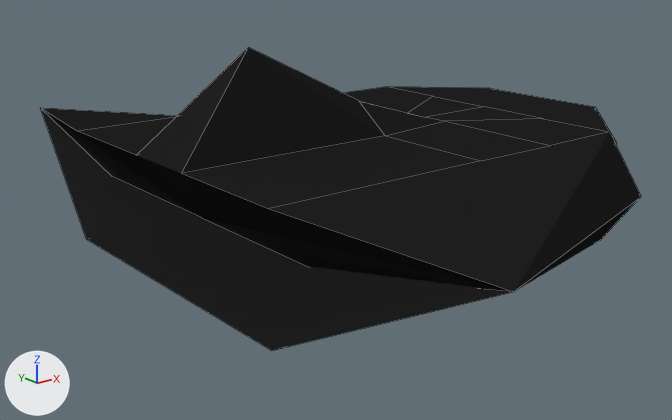
The Blender file Ur/Resources/Models/Workin/Ship/ship_outside.blend, before and after one commit.
Before and after are seen from a 50 mm lens placed at (-10.13, -8.98, 3.57), pointed at (-2.74, 0.25, -0.12). The lights are fixed; the arrows at lower left show +X, +Y and +Z. Mesh edges are drawn as thin lines.

The older version as bpy lines, for what is in view:
```python
me_cube_001 = bpy.data.meshes.new('Cube.001')
me_cube_001.from_pydata(...)  # 41 vertices, 35 faces; spans x -5.45..2.4, y -4.66..4.66, z -0.45..2.17
# faces by material slot: [33, 2]
me_cube_001.materials.append(mat_material_001)  # black #202020
me_cube_001.materials.append(mat_material_002)  # blue #bec9f3
ob_cube = bpy.data.objects.new('Cube', me_cube_001)
ob_cube.location = (0.0, 0.0, 0.0)
```
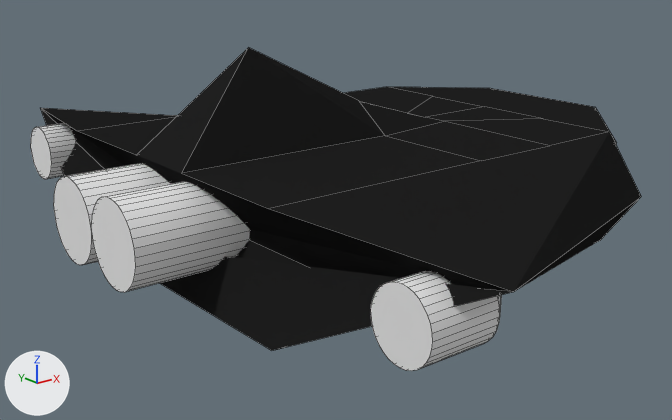
The change, as a diff of the scene's bpy script:
```diff
--- a/Ur/Resources/Models/Workin/Ship/ship_outside.blend.py
+++ b/Ur/Resources/Models/Workin/Ship/ship_outside.blend.py
@@ mat_material @@
+mat_material = diffuse_material('Material')
+mat_material.base_color = (0.8, 0.8, 0.8)  # white #e7e7e7
@@ me_cylinder @@
+me_cylinder.from_pydata(...)  # 65 vertices, 65 faces; spans x -5.325..-4.086, y -4.196..-3.446, z 0.001..0.751
+me_cylinder.materials.append(mat_material)  # white #e7e7e7
@@ me_cylinder_001 @@
+me_cylinder_001.from_pydata(...)  # 65 vertices, 65 faces; spans x -5.325..-4.086, y 3.395..4.145, z 0.001..0.751
+me_cylinder_001.materials.append(mat_material)  # white #e7e7e7
@@ me_cylinder_002 @@
+me_cylinder_002.from_pydata(...)  # a 32-sided cylinder along x spanning x -6.277..-4.778, y 0.01..1.01, z -0.12..0.88
+me_cylinder_002.materials.append(mat_material)  # white #e7e7e7
@@ me_cylinder_003 @@
+me_cylinder_003.from_pydata(...)  # a 32-sided cylinder along x spanning x -6.277..-4.778, y -0.998..0.002, z -0.12..0.88
+me_cylinder_003.materials.append(mat_material)  # white #e7e7e7
@@ ob_cylinder @@
+ob_cylinder = bpy.data.objects.new('Cylinder', me_cylinder)
+ob_cylinder.location = (0.0, 0.0, 0.0)
@@ ob_cylinder_001 @@
+ob_cylinder_001 = bpy.data.objects.new('Cylinder.001', me_cylinder_001)
+ob_cylinder_001.location = (0.0, 0.0, 0.0)
@@ ob_cylinder_002 @@
+ob_cylinder_002 = bpy.data.objects.new('Cylinder.002', me_cylinder_002)
+ob_cylinder_002.location = (0.0, 0.0, 0.0)
@@ ob_cylinder_003 @@
+ob_cylinder_003 = bpy.data.objects.new('Cylinder.003', me_cylinder_003)
+ob_cylinder_003.location = (0.0, 0.0, 0.0)
```

Where the change shows, as pixel boxes (x1, y1, x2, y2) in the pictures (672 x 420 px):
'Cylinder.003', added: after (92, 182, 250, 292)
'Cylinder', added: after (371, 271, 502, 371)
'Cylinder.002', added: after (54, 163, 170, 265)
'Cylinder.001', added: after (31, 123, 76, 179)
